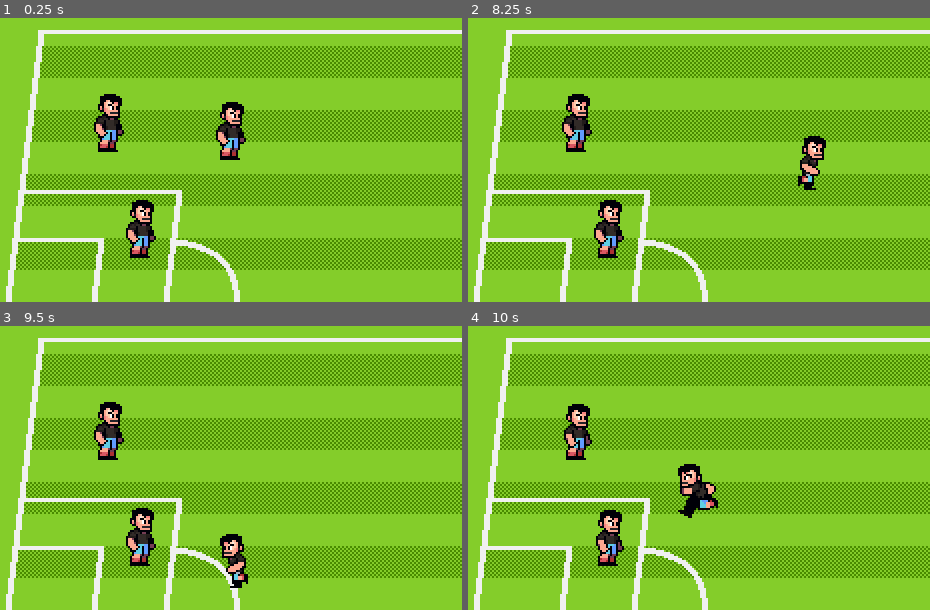
Above: before the commit, frames 1-4 (two rows, left to right).
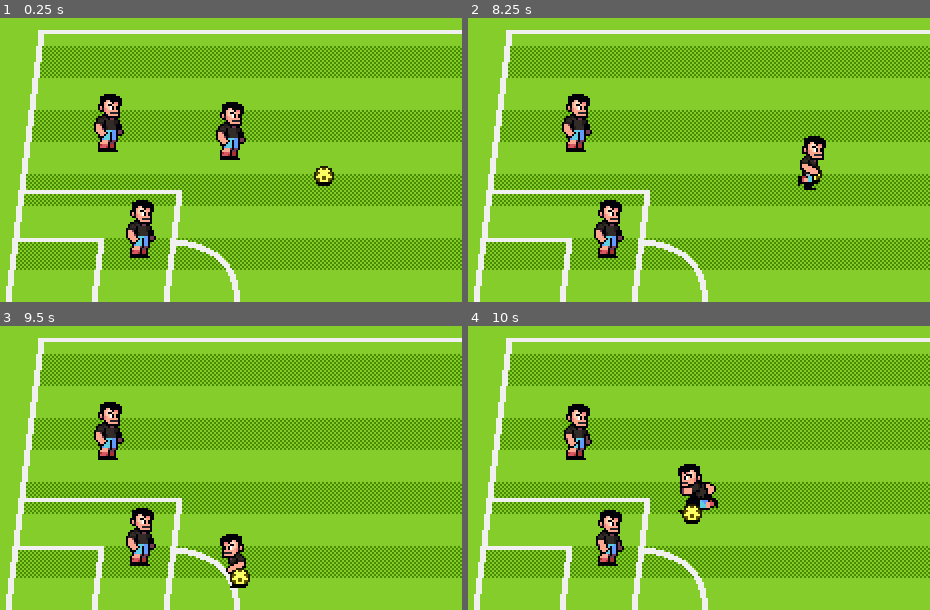
Above: after the commit, the same moments.

Repository: lufutu/ExtremSoccer
Game: Godot game, scene res://scenes/world.tscn
Two runs of this game, one before a commit and one after it. Both use one fixed random seed, a clock stepped at 60 frames per second and the inputs below.
Inputs:
- Up to frame 1 (0.25 s): no input
- Up to frame 2 (8.25 s): hold Right (p1_right) 0.53-1.28 s; tap one key every 0.75 s from 0.6 s: O (p1_pass) P (p1_shoot) S (p2_down) A (p2_left) D (p2_right) Y (p2_shoot) W (p2_up) O (p1_pass) P (p1_shoot) S (p2_down) A (p2_left); hold Down (p1_down) 1.28-2.03 s; hold Right (p1_right) 2.03-2.78 s; hold Up (p1_up) 2.78-3.53 s; hold Left (p1_left) 3.53-5.03 s; hold Down (p1_down) 5.03-5.78 s; hold Right (p1_right) 5.78-6.53 s; hold Up (p1_up) 6.53-7.28 s; hold Right (p1_right) 7.28-8.03 s; hold Down (p1_down) from 8.03 s (still down)
- Up to frame 3 (9.5 s): release Down (p1_down) at 8.78 s; hold Left (p1_left) from 8.78 s (still down); tap D (p2_right) at 8.85 s
- Up to frame 4 (10 s): release Left (p1_left) at 9.53 s; hold Up (p1_up) from 9.53 s (still down); tap Y (p2_shoot) at 9.6 s

The runs differ from the first frame. In frame 1, 0.2% of the frame differs, in the area x 67-73%, y 52-60%; in frame 2, less than 0.1%; in frame 3, 0.2%; in frame 4, 0.2%.

Commit message:
Add simple ball

Diff:
--- /dev/null
+++ b/ball_state_factory.gd
@@ -0,0 +1,14 @@
+class_name BallStateFactory
+
+var states : Dictionary
+
+func _init() -> void:
+	states = {
+		Ball.State.CARRIED: BallStateCarried,
+		Ball.State.FREEFORM: BallStateFreeform,
+		Ball.State.SHOT: BallStateShot,
+	}
+
+func get_fresh_state(state: Ball.State) -> BallState:
+	assert(states.has(state), "state doesn't  exist")
+	return states.get(state).new()
--- /dev/null
+++ b/ball_state_freeform.gd
@@ -0,0 +1,9 @@
+class_name BallStateFreeform
+extends BallState
+
+func _enter_tree() -> void:
+	player_detection_area.body_entered.connect(on_player_enter.bind())
+
+func on_player_enter(body: Player) -> void:
+	ball.carrier = body
+	state_transition_requested.emit(Ball.State.CARRIED)
--- /dev/null
+++ b/ball_state_shoot.gd
@@ -0,0 +1,2 @@
+class_name BallStateShot
+extends BallState
--- a/project.godot
+++ b/project.godot
@@ -94,6 +94,12 @@
 "events": []
 }
 
+[layer_names]
+
+2d_physics/layer_1="PitchWalls"
+2d_physics/layer_2="Player"
+2d_physics/layer_3="Ball"
+
 [rendering]
 
 textures/canvas_textures/default_texture_filter=0
--- /dev/null
+++ b/scenes/ball/ball.gd
@@ -0,0 +1,23 @@
+class_name Ball
+extends AnimatableBody2D
+
+enum State {CARRIED, FREEFORM, SHOT}
+
+@onready var player_dection_area : Area2D = %PlayerDetectionArea
+
+var carrier : Player = null
+var current_state : BallState = null
+var state_factory := BallStateFactory.new()
+var velocity := Vector2.ZERO
+
+func _ready() -> void:
+	switch_state(State.FREEFORM)
+
+func switch_state(state: Ball.State) -> void:
+	if current_state != null:
+		current_state.queue_free()
+	current_state = state_factory.get_fresh_state(state)
+	current_state.setup(self, player_dection_area, carrier)
+	current_state.state_transition_requested.connect(switch_state.bind())
+	current_state.name = "BallStateMachine"
+	call_deferred("add_child", current_state)
--- /dev/null
+++ b/scenes/ball/ball.tscn
@@ -0,0 +1,103 @@
+[gd_scene load_steps=10 format=3 uid="uid://5aqbxa5fob33"]
+
+[ext_resource type="Texture2D" uid="uid://bm8p5870jn4px" path="res://assets/art/props/soccer-ball.png" id="1_nv6q1"]
+[ext_resource type="Script" uid="uid://cppipmditubx3" path="res://scenes/ball/ball.gd" id="1_stoaj"]
+[ext_resource type="Texture2D" uid="uid://dloes1afkpfir" path="res://assets/art/props/ball-shadow.png" id="2_stoaj"]
+
+[sub_resource type="CircleShape2D" id="CircleShape2D_4dx81"]
+radius = 5.0
+
+[sub_resource type="Animation" id="Animation_eew57"]
+resource_name = "idle"
+length = 0.1
+step = 0.1
+tracks/0/type = "value"
+tracks/0/imported = false
+tracks/0/enabled = true
+tracks/0/path = NodePath("BallSprite:frame")
+tracks/0/interp = 1
+tracks/0/loop_wrap = true
+tracks/0/keys = {
+"times": PackedFloat32Array(0),
+"transitions": PackedFloat32Array(1),
+"update": 1,
+"values": [0]
+}
+
+[sub_resource type="Animation" id="Animation_jj7gd"]
+length = 0.001
+tracks/0/type = "value"
+tracks/0/imported = false
+tracks/0/enabled = true
+tracks/0/path = NodePath("BallSprite:frame")
+tracks/0/interp = 1
+tracks/0/loop_wrap = true
+tracks/0/keys = {
+"times": PackedFloat32Array(0),
+"transitions": PackedFloat32Array(1),
+"update": 1,
+"values": [0]
+}
+
+[sub_resource type="Animation" id="Animation_fwo8l"]
+resource_name = "roll"
+length = 0.2
+loop_mode = 1
+step = 0.05
+tracks/0/type = "value"
+tracks/0/imported = false
+tracks/0/enabled = true
+tracks/0/path = NodePath("BallSprite:frame")
+tracks/0/interp = 1
+tracks/0/loop_wrap = true
+tracks/0/keys = {
+"times": PackedFloat32Array(0, 0.05, 0.1, 0.15),
+"transitions": PackedFloat32Array(1, 1, 1, 1),
+"update": 1,
+"values": [1, 2, 3, 3]
+}
+
+[sub_resource type="AnimationLibrary" id="AnimationLibrary_v8l5b"]
+_data = {
+&"RESET": SubResource("Animation_jj7gd"),
+&"idle": SubResource("Animation_eew57"),
+&"roll": SubResource("Animation_fwo8l")
+}
+
+[sub_resource type="CircleShape2D" id="CircleShape2D_iijjg"]
+radius = 4.0
+
+[node name="Ball" type="AnimatableBody2D"]
+collision_layer = 4
+script = ExtResource("1_stoaj")
+
+[node name="BallSprite" type="Sprite2D" parent="."]
+texture = ExtResource("1_nv6q1")
+centered = false
+offset = Vector2(-5, -10)
+hframes = 4
+
+[node name="CollisionShape2D" type="CollisionShape2D" parent="."]
+position = Vector2(0, -5)
+shape = SubResource("CircleShape2D_4dx81")
+
+[node name="AnimationPlayer" type="AnimationPlayer" parent="."]
+libraries = {
+&"": SubResource("AnimationLibrary_v8l5b")
+}
+autoplay = "idle"
+
+[node name="ShadowSprite" type="Sprite2D" parent="."]
+texture = ExtResource("2_stoaj")
+centered = false
+offset = Vector2(-8, -16)
+
+[node name="PlayerDetectionArea" type="Area2D" parent="."]
+unique_name_in_owner = true
+collision_layer = 0
+collision_mask = 2
+monitorable = false
+
+[node name="CollisionShape2D" type="CollisionShape2D" parent="PlayerDetectionArea"]
+position = Vector2(0, -5)
+shape = SubResource("CircleShape2D_iijjg")
--- /dev/null
+++ b/scenes/ball/ball_state.gd
@@ -0,0 +1,13 @@
+class_name BallState
+extends Node
+
+signal state_transition_requested(new_state: BallState)
+
+var ball : Ball = null
+var player_detection_area : Area2D = null
+var carrier: Player = null
+
+func setup(context_ball: Ball, context_player_detection_area: Area2D, context_carrier: Player) -> void:
+	ball = context_ball
+	player_detection_area = context_player_detection_area
+	carrier = context_carrier
--- /dev/null
+++ b/scenes/ball/ball_state_carried.gd
@@ -0,0 +1,8 @@
+class_name BallStateCarried
+extends BallState
+
+func _enter_tree() -> void:
+	assert(carrier != null)
+
+func _process(_delta: float) -> void:
+	ball.position = carrier.position
--- a/scenes/characters/player.tscn
+++ b/scenes/characters/player.tscn
@@ -99,9 +99,10 @@
 
 [sub_resource type="CapsuleShape2D" id="CapsuleShape2D_atpat"]
 radius = 4.0
-height = 18.0
+height = 16.0
 
 [node name="Player" type="CharacterBody2D"]
+collision_layer = 2
 script = ExtResource("1_yewv4")
 speed = 80.0
 
--- a/scenes/world.tscn
+++ b/scenes/world.tscn
@@ -1,9 +1,10 @@
-[gd_scene load_steps=5 format=3 uid="uid://b0d0ww3ayerae"]
+[gd_scene load_steps=6 format=3 uid="uid://b0d0ww3ayerae"]
 
 [ext_resource type="Texture2D" uid="uid://blgwjl25hh5o8" path="res://assets/art/backgrounds/pitch-background.png" id="1_4wyf3"]
 [ext_resource type="Texture2D" uid="uid://bvxjmg0jskfp3" path="res://assets/art/backgrounds/pitch-pattern.png" id="2_k0juu"]
 [ext_resource type="Texture2D" uid="uid://cqxg5jqypoq1u" path="res://assets/art/backgrounds/pitch-lines.png" id="3_71j4m"]
 [ext_resource type="PackedScene" uid="uid://xwg4vimlgmhl" path="res://scenes/characters/player.tscn" id="4_k0juu"]
+[ext_resource type="PackedScene" uid="uid://5aqbxa5fob33" path="res://scenes/ball/ball.tscn" id="5_71j4m"]
 
 [node name="World" type="Node2D"]
 
@@ -25,12 +26,18 @@
 texture = ExtResource("3_71j4m")
 centered = false
 
-[node name="Player" parent="." instance=ExtResource("4_k0juu")]
+[node name="ActorsContainer" type="Node2D" parent="."]
+y_sort_enabled = true
+
+[node name="Player" parent="ActorsContainer" instance=ExtResource("4_k0juu")]
 position = Vector2(165, 109)
 control_scheme = 1
 
-[node name="Player2" parent="." instance=ExtResource("4_k0juu")]
+[node name="Player2" parent="ActorsContainer" instance=ExtResource("4_k0juu")]
 position = Vector2(104, 105)
 
-[node name="Player3" parent="." instance=ExtResource("4_k0juu")]
+[node name="Player3" parent="ActorsContainer" instance=ExtResource("4_k0juu")]
 position = Vector2(120, 158)
+
+[node name="Ball" parent="ActorsContainer" instance=ExtResource("5_71j4m")]
+position = Vector2(211, 122)
Not shown, added: ball_state_factory.gd.uid
Not shown, added: ball_state_freeform.gd.uid
Not shown, added: ball_state_shoot.gd.uid
Not shown, added: scenes/ball/ball.gd.uid
Not shown, added: scenes/ball/ball_state.gd.uid
Not shown, added: scenes/ball/ball_state_carried.gd.uid
